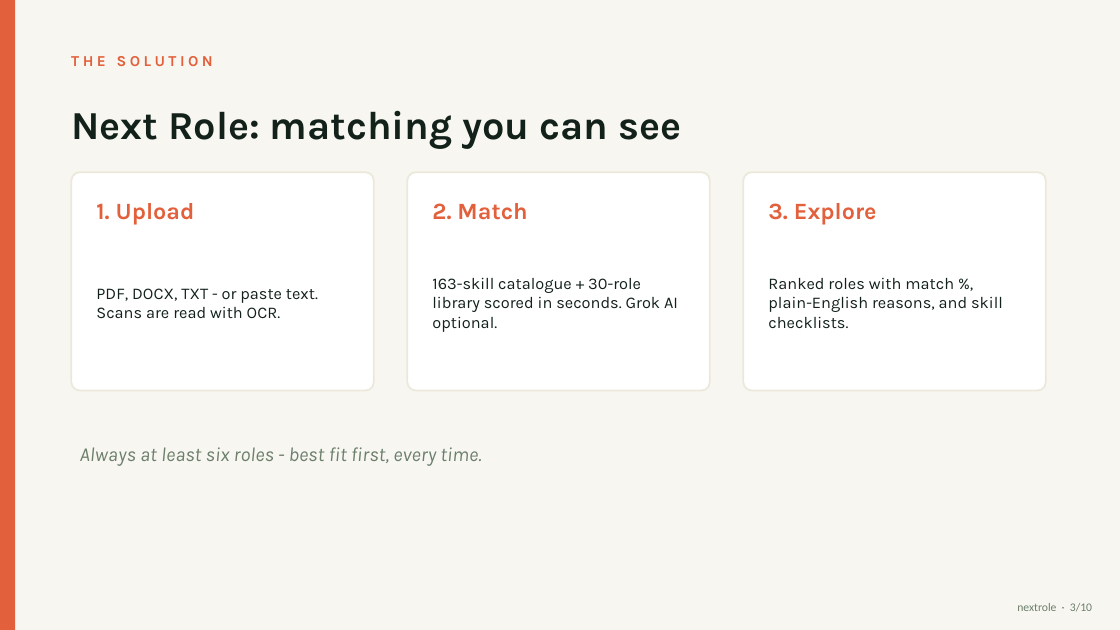
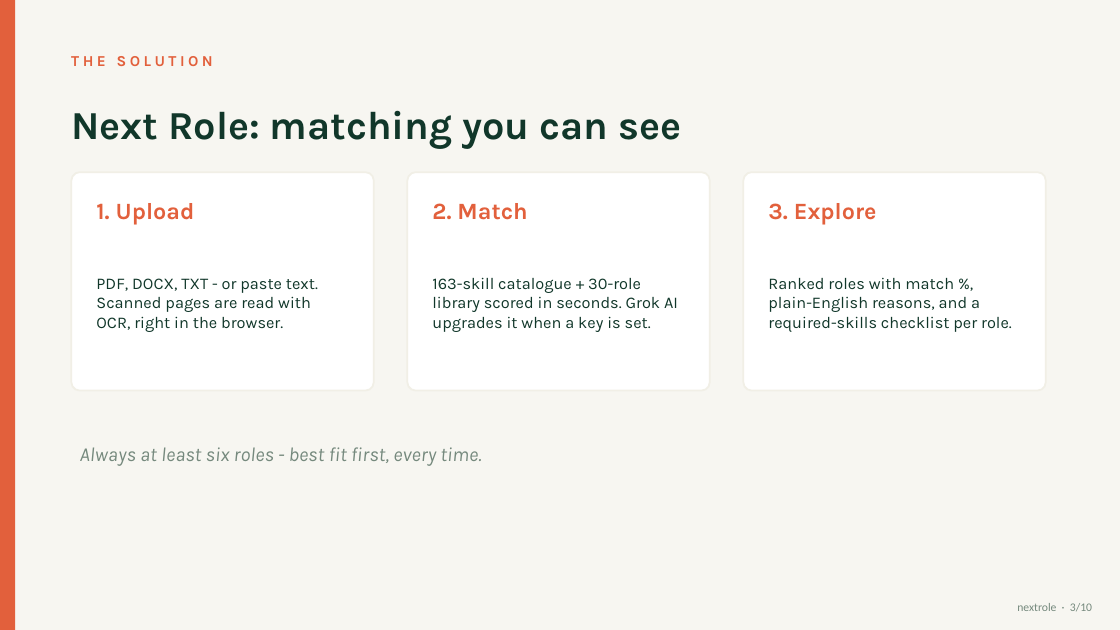
Before and after one commit to saxenavansh070-droid/nextrole, a slide deck: slide 3 of docs/NextRole-Presentation.pptx. Drawn at 1120x630 pixels with LibreOffice and Linux fonts; fonts in the diff are those of the drawing. Boxes give left, top, right and bottom in pixels: in the first picture for what was removed or moved away, otherwise in the second. Text is boxed around its words. In the diff, an @@ line names an element or a change of style, - is before the commit and + after.

```diff
--- a/docs/NextRole-Presentation.pptx
+++ b/docs/NextRole-Presentation.pptx
@@ text "Next Role: matching you can ..." at (71,110,682,149): text colour #13211B to #11372A @@
@@ outline #ECE9DB 1.5 pt to #F1EFE6 1.5 pt in 3 elements at (71,172,374,391), (408,172,710,391), (744,172,1046,391) @@
@@ text at (96,278,318,332): text changed; text colour #13211B to #11372A @@
-PDF, DOCX, TXT - or paste text. Scans are read with OCR.
+PDF, DOCX, TXT - or paste text. Scanned pages are read with OCR, right in the browser.
@@ text at (432,277,678,332): text changed; text colour #13211B to #11372A @@
-163-skill catalogue + 30-role library scored in seconds. Grok AI optional.
+163-skill catalogue + 30-role library scored in seconds. Grok AI upgrades it when a key is set.
@@ text at (768,278,1012,332): text changed; text colour #13211B to #11372A @@
-Ranked roles with match %, plain-English reasons, and skill checklists.
+Ranked roles with match %, plain-English reasons, and a required-skills checklist per role.
@@ text "Always at least six roles ..." at (80,447,481,466): text colour #6C7F6B to #75897D @@
@@ text "nextrole · 3/10" at (1017,603,1092,611): text colour #6C7F6B to #75897D @@
```
Also in this commit, not shown: 9 other slides changed.
